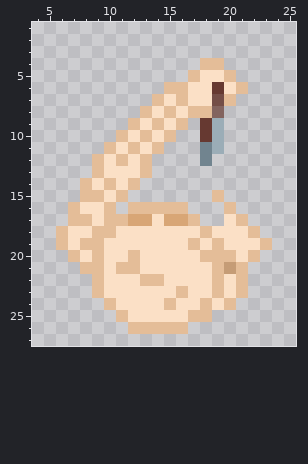
Pixel-art sprite, stored at Assets/Sprites y Animaciones/Esqueleto/Esqueleto (Disparando)3.png. Above is the file before it was changed.
The file is 32x32 pixels. Shown: x 4..25, y 1..27.
Now the later version:
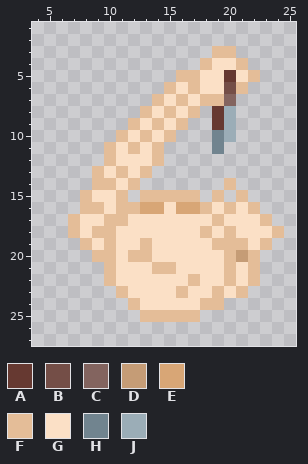
Palette (. is transparent): A #663931  B #744e47  C #83645f  D #c59c76  E #d8a676  F #e4bd98  G #fbe0c6  H #71848f  J #9badb7
The exact change:
Changed rows in their new state; - is an unchanged pixel.
first column x 6:
 3 -------------FF----
 4 -------------GGF---
 5 ----------F---AGF--
 6 ----------GF-GB----
 7 ------------FFC----
 8 ------------.AJ----
 9 ------------.AJ----
10 ------------.HJ----
11 ------------.H-----
12 ---.FG-GF---.------
13 -----F-------------
14 --.F----------F----
15 ---G---FFFFF---F---
16 -.FFGF-EEGEEFG-GF--
17 --G---GG-GGGGF-GGF-
18 .F------------F-GGF
19 ..-GF--F---G--FF---
20 -..-F--F----GG-D---
21 --..FGG-FF---GFGF--
22 ---.F--GG--F-GFGF--
23 ---..F-------------
24 ----..F--G---F.----
25 -----..FFFF-.------
26 ------.....--------
Pixel boxes of the changes (left, top, right, bottom) in both pictures:
changed: (56, 46, 284, 334)
